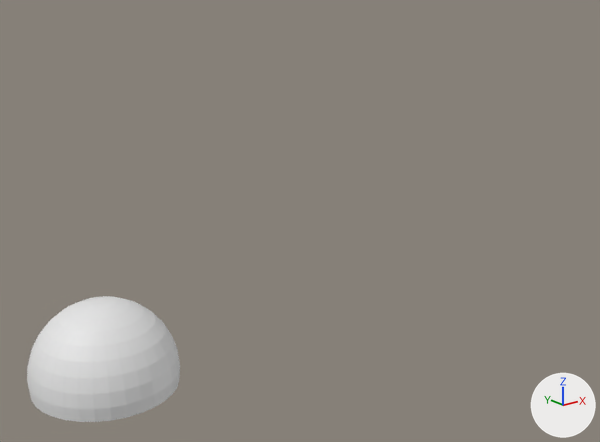
The Blender file models/BlendFiles/Dome.blend, before and after one commit.
Camera for both pictures: a 50 mm camera at (-5.05, -11.29, 6.24) aimed at (2.78, -1.49, 2.33). Every picture has the same lights, and +X, +Y and +Z are marked at lower right. The picture after the commit comes second.
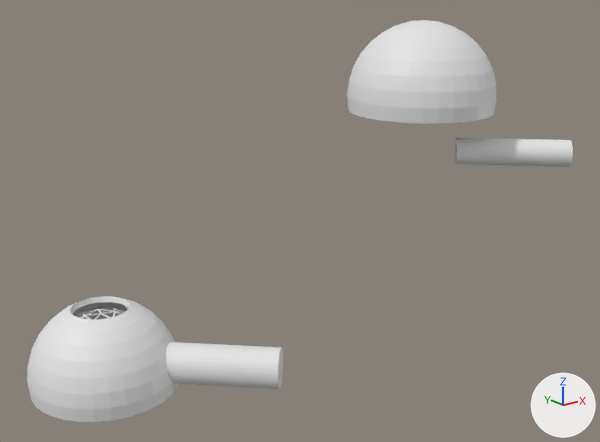
Boxes [x1, y1, x2, y2] around the edits, measured in the pictures (600 x 442 px):
'Sphere.001', reshaped
    before: [27, 296, 180, 422]
    after: [27, 296, 178, 422]
'Sphere.002', added
    after: [347, 20, 497, 123]
'Cylinder', added
    after: [166, 342, 283, 389]
'Cylinder.001', added
    after: [455, 138, 573, 167]
part 1 of me_sphere_001, cut back
    before: [70, 296, 130, 320]
    after: [70, 296, 130, 315]
part 2 of me_sphere_001, built on (mostly hidden afterwards)
    before: [166, 343, 180, 394]
    after: [172, 383, 178, 394]

Edits to the bpy script that builds the scene:
```text
Change me_sphere_001:
    used by ob_sphere_001; location = (0.0, 0.0, 0.0); scale = (1.19, 1.19, 1.19)
    remove me_sphere_001.from_pydata(...)  # 611 vertices, 610 faces; spans x -1.0..1.0, y -1.0..1.0, z -0.19..1.0
    add me_sphere_001.from_pydata(...)  # 622 vertices, 546 faces; spans x -1.0..1.0, y -1.0..1.0, z -0.19..1.0
    me_sphere_001 part 1
    64 vertices are removed from x -0.2..0.2, y -0.2..0.2, z 0.91..0.98
    128 faces are deleted
    32 new faces join them
    me_sphere_001 part 2
    5 vertices are removed from x 0.5..0.75, y -0.75..-0.5, z 0.18..0.35
    18 faces are deleted
    48 vertices are added at x 0.49..0.81, y -0.81..-0.49, z 0.0..0.36
    9 new vertices lie (0.06, -0.05, 0.0) away from vertices in x 0.49..0.75, y -0.76..-0.5, z 0.03..0.31
    9 new vertices lie (0.05, -0.06, 0.0) away from vertices in x 0.5..0.76, y -0.75..-0.49, z 0.03..0.31
    8 new vertices lie (0.06, -0.06, 0.0) away from vertices in x 0.53..0.67, y -0.67..-0.53, z 0.0..0.36
    6 new vertices lie (0.05, -0.05, 0.0) away from vertices in x 0.5..0.76, y -0.76..-0.5, z 0.0..0.18
    50 new faces join them
Add me_cylinder_001:
    me_cylinder_001.from_pydata(...)  # a 32-sided cylinder along z spanning x -1.0..1.0, y -1.0..1.0, z -1.0..1.0
Add me_cylinder:
    me_cylinder.from_pydata(...)  # 128 vertices, 68 faces; spans x -1.0..1.0, y -1.0..1.0, z -1.0..1.0
    me_cylinder.materials.append(mat_metal)  # white #e7e7e7
Add ob_cylinder_001:
    ob_cylinder_001 = bpy.data.objects.new('Cylinder.001', me_cylinder_001)
    ob_cylinder_001.location = (5.87, -3.13, 3.29)
    ob_cylinder_001.rotation_euler = (0.785, 1.571, 0.0)  # degrees (45, 90, 0)
    ob_cylinder_001.scale = (0.215, 0.215, 0.901)
    _m = ob_cylinder_001.modifiers.new('Boolean', 'BOOLEAN')
Add ob_cylinder:
    ob_cylinder = bpy.data.objects.new('Cylinder', me_cylinder)
    ob_cylinder.location = (1.36, -1.36, 0.21)
    ob_cylinder.rotation_euler = (0.785, 1.571, 0.0)  # degrees (45, 90, 0)
    ob_cylinder.scale = (0.32, 0.32, 0.906)
Add ob_sphere_002:
    ob_sphere_002 = bpy.data.objects.new('Sphere.002', me_sphere_001.copy())  # the mesh of ob_sphere_001
    ob_sphere_002.location = (4.81, -2.07, 4.17)
    ob_sphere_002.scale = (1.19, 1.19, 1.19)
```
